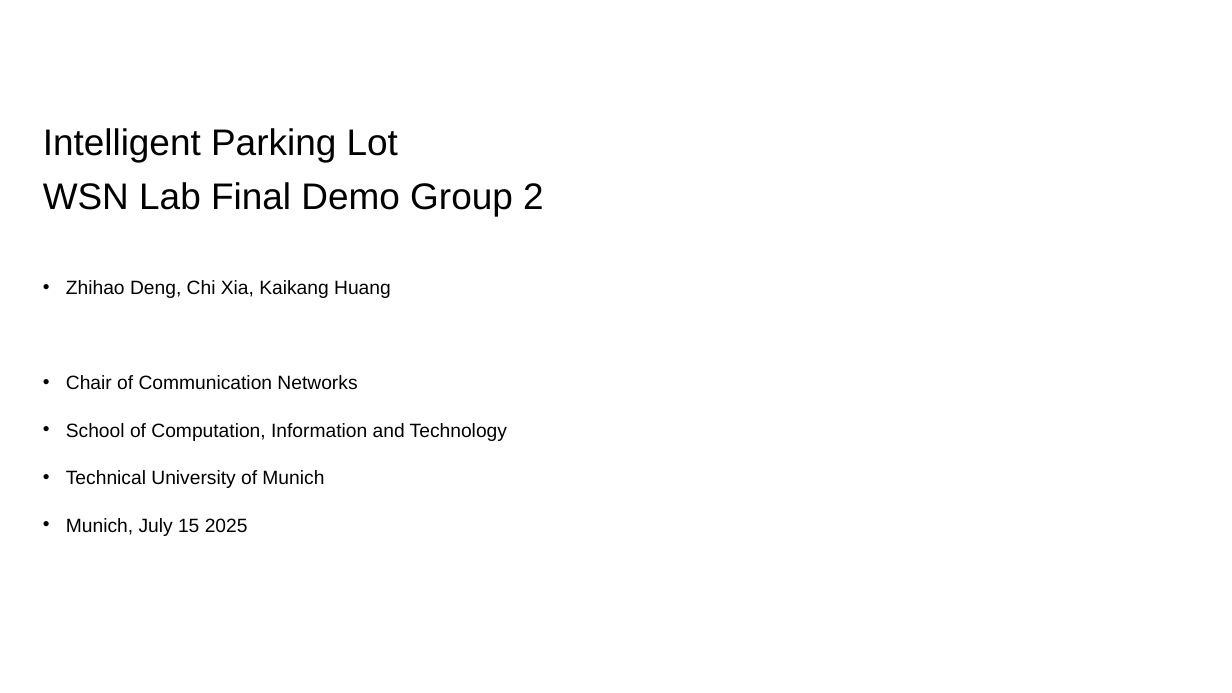
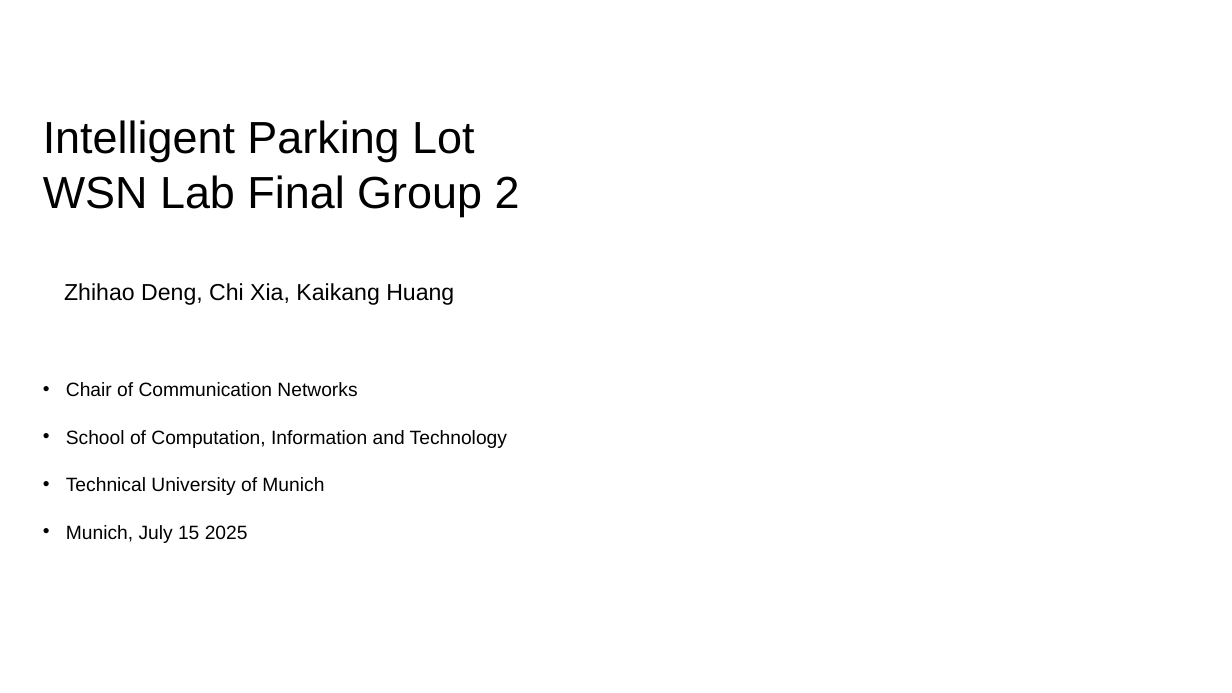
Before and after one commit to Codaxx/WSN_Lab_2025, a slide deck: slide 1 of wsnlab-ss25-final-group2.pptx. Drawn at 1232x693 pixels with LibreOffice and Linux fonts; fonts in the diff are those of the drawing; background and template pictures are left out. Boxes give left, top, right and bottom in pixels: in the first picture for what was removed or moved away, otherwise in the second. Text is boxed around its words. In the diff, an @@ line names an element or a change of style, - is before the commit and + after.

```diff
--- a/wsnlab-ss25-final-group2.pptx
+++ b/wsnlab-ss25-final-group2.pptx
@@ title at box(43, 120, 520, 217): text changed; size 28.8 to 35 pt @@
-Intelligent Parking Lot
-WSN Lab Final Demo Group 2
+Intelligent Parking Lot
+WSN Lab Final Group 2
@@ text at box(64, 283, 454, 305): size 15 to 18 pt in "Zhihao Deng, Chi Xia, Kaikang Huang"; bullet • to none @@
```
Also in this commit, not shown: 11 other slides changed, 3 slides added.
